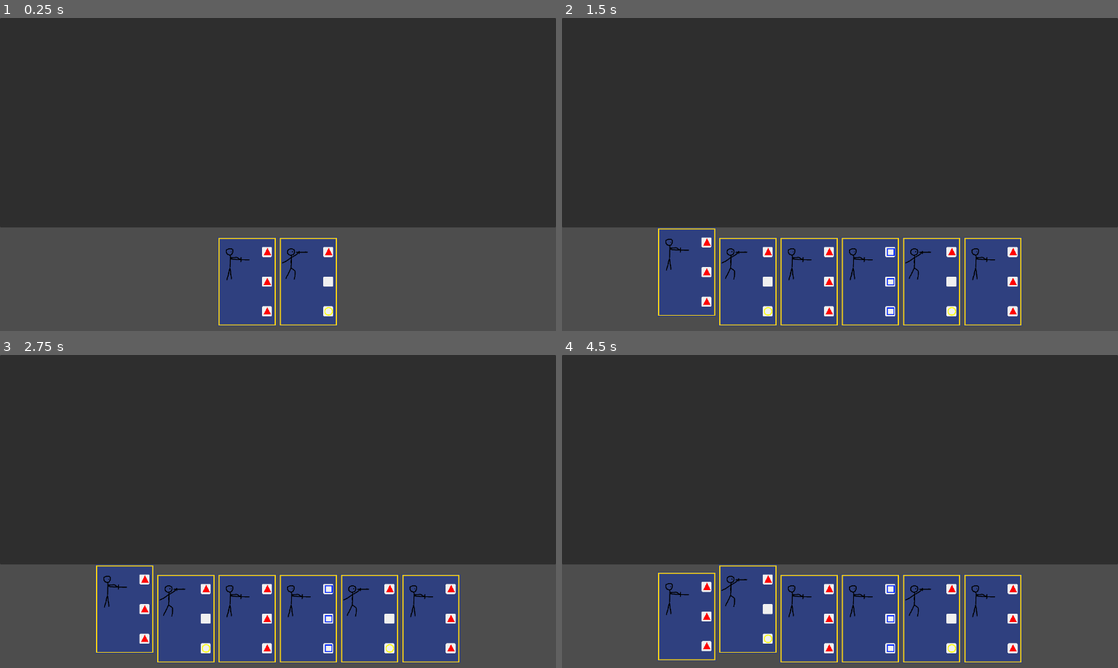
Above: before the commit, frames 1-4 (two rows, left to right).
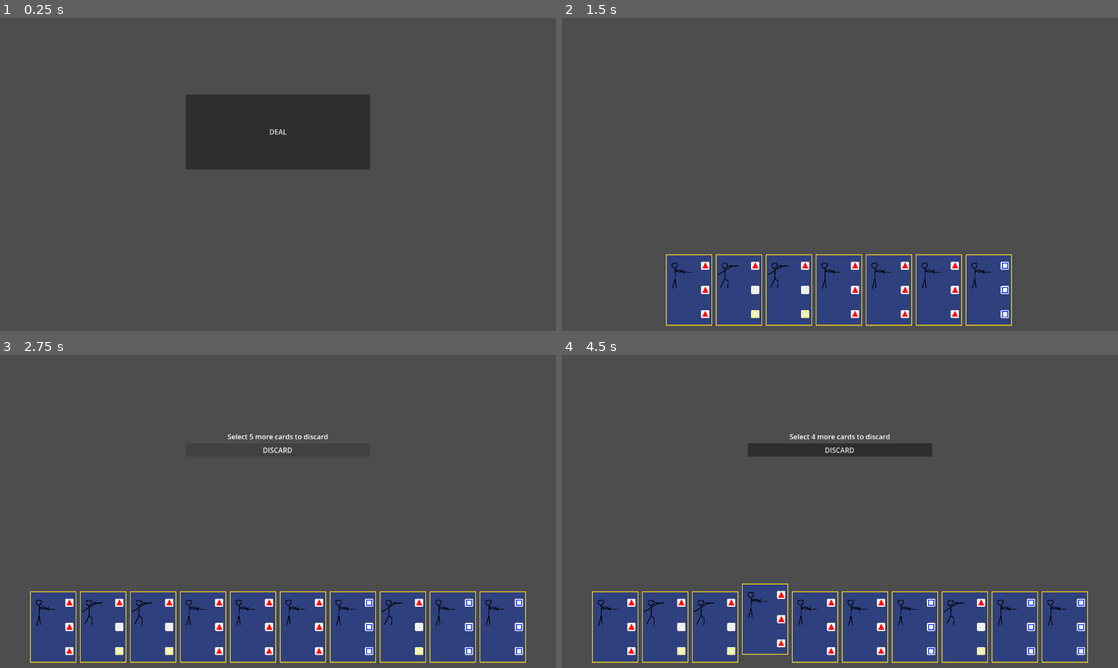
Above: after the commit, the same moments.

Repository: SlipperyScope/en-carde
Game: Godot game, scene res://Andrew/GoldMain.tscn
The game is run twice, just before and just after one commit, with the same random seed, the same clock (stepped at 60 frames per second) and the same inputs.
Inputs (mouse positions are in pixels of both pictures, inside the frame that each line leads up to):
- Up to frame 1 (0.25 s): no input
- Up to frame 2 (1.5 s): click (840, 130) at 0.5 s, where only the run after the commit has a clickable "DEAL"; move the mouse to (684, 277) at 1.27 s; click (684, 277) at 1.42 s
- Up to frame 3 (2.75 s): click (278, 448) at 2 s, where only the run after the commit has a clickable "DISCARD"
- Up to frame 4 (4.5 s): click (840, 448) at 2.75 s, where only the run after the commit has a clickable "DISCARD"; click (840, 448) at 3.5 s, where only the run after the commit has a clickable "DISCARD"; tap Enter at 4.25 s; move the mouse to (745, 614) at 4.27 s; click (745, 614) at 4.42 s

The runs differ from the first frame. In frame 1, 65% of the frame differs, in the area x 0-100%, y 0-99%; in frame 2, 76%; in frame 3, 79%; in frame 4, 79%.

Commit message:
Some game state stuff

Diff:
--- a/Andrew/GoldMain.gd
+++ b/Andrew/GoldMain.gd
@@ -1,30 +1,70 @@
 extends Node2D
 
+const DISCARD_TEXT = "Select % more cards to discard"
+
+enum ClientState {
+	Init,
+	Deal,
+	Discard,
+	Play,
+	Wait,
+	Score
+}
+
+var _CurrentState: ClientState = ClientState.Init
+
 @export var DeckResource: GoldDeck
+@export var GameRule: GoldGameRule
 
 var _Deck: Array[GoldCardInst] = []
 var _DrawPile: Array[GoldCardInst] = []
-
+var _DiscardPile: Array[GoldCardInst] = []
 
 func _ready():
 	_Deck = DeckResource.PrintDeck()
-
 	for card in _Deck:
 		_DrawPile.append(card)
+	_StartDealPhase()
 
-	var hand: Array[GoldCardInst] = Draw(8)
+func _StartDealPhase():
+	print("Starting deal phase...")
+	_CurrentState = ClientState.Deal
+	%GoldUI.EnableDealButton()
+	%GoldUI.DealButtonPressed.connect(_on_deal_button_pressed)
 
+func _on_deal_button_pressed() -> void:
+	%GoldUI.DealButtonPressed.disconnect(_on_deal_button_pressed)
+	%GoldUI.DisableDealButton()
+	var hand: Array[GoldCardInst] = Draw(GameRule.Draw)
+	%GoldUI.DealFinished.connect(_StartDiscardPhase)
 	%GoldUI.Deal(hand)
 
+func _StartDiscardPhase() -> void:
+	print("Starting discard phase...")
+	%GoldUI.DealFinished.disconnect(_StartDiscardPhase)
+	%GoldUI.MaxSelectableCards = GameRule.Discard
+	%GoldUI.EnableDiscardButton()
+	_CurrentState = ClientState.Discard
+	%GoldUI.DiscardButtonPressed.connect(_on_discard_button_pressed)
+
+func _on_discard_button_pressed() -> void:
+	%GoldUI.DiscardButtonPressed.disconnect(_on_discard_button_pressed)
+	%GoldUI.DisableDiscardButton()
 	pass
 
 func Draw(count: int) -> Array[GoldCardInst]:
 	var hand: Array[GoldCardInst] = []
 
 	if (count > _DrawPile.size()):
+		push_warning("Tried to draw %s cards but the deck only had %s" % [count, _DrawPile.size()])
 		count = _DrawPile.size()
 
 	for i in range(count):
 		hand.append(_DrawPile.pop_back())
 
 	return hand
+
+func _on_discard_finished() -> void:
+	%GoldUI.DiscardFinished.disconnect(_on_discard_finished)
+	%Discard.visible = false
+	_CurrentState = ClientState.Play
--- a/Andrew/GoldMain.tscn
+++ b/Andrew/GoldMain.tscn
@@ -3,10 +3,12 @@
 [ext_resource type="PackedScene" uid="uid://diurlcogt42j8" path="res://UI/BrainFog/GoldUI.tscn" id="1_l4lns"]
 [ext_resource type="Script" uid="uid://bx4yympnpmtj8" path="res://Andrew/GoldMain.gd" id="1_q1axp"]
 [ext_resource type="Resource" uid="uid://cyk3hsb3tuxbf" path="res://Resources/GoldDecks/Standard_GoldDeck.tres" id="2_g62f0"]
+[ext_resource type="Resource" uid="uid://by5ier7es1c5e" path="res://Resources/GoldGameRules/Default_GoldGameRules.tres" id="3_lv7qv"]
 
 [node name="GoldMain" type="Node2D" unique_id=1784204069]
 script = ExtResource("1_q1axp")
 DeckResource = ExtResource("2_g62f0")
+GameRule = ExtResource("3_lv7qv")
 
 [node name="CanvasLayer" type="CanvasLayer" parent="." unique_id=830886825]
 
--- a/Resources/GoldDecks/Standard_GoldDeck.tres
+++ b/Resources/GoldDecks/Standard_GoldDeck.tres
@@ -16,13 +16,13 @@
 [sub_resource type="Resource" id="Resource_3uir7"]
 script = ExtResource("1_eqdek")
 Card = ExtResource("4_c4i1k")
-Count = 3
+Count = 4
 metadata/_custom_type_script = "uid://cny5smebgmlck"
 
 [sub_resource type="Resource" id="Resource_my58o"]
 script = ExtResource("1_eqdek")
 Card = ExtResource("5_roh0l")
-Count = 2
+Count = 4
 metadata/_custom_type_script = "uid://cny5smebgmlck"
 
 [sub_resource type="Resource" id="Resource_bivq0"]
@@ -40,7 +40,7 @@
 [sub_resource type="Resource" id="Resource_vhjxs"]
 script = ExtResource("1_eqdek")
 Card = SubResource("Resource_bivq0")
-Count = 1
+Count = 3
 metadata/_custom_type_script = "uid://cny5smebgmlck"
 
 [resource]
--- /dev/null
+++ b/Resources/GoldGameRules/Default_GoldGameRules.tres
@@ -0,0 +1,9 @@
+[gd_resource type="Resource" script_class="GoldGameRule" format=3 uid="uid://by5ier7es1c5e"]
+
+[ext_resource type="Script" uid="uid://b6f7hmknrk64j" path="res://Resources/GoldGameRules/GoldGameRule.gd" id="1_onswb"]
+
+[resource]
+script = ExtResource("1_onswb")
+Draw = 10
+Discard = 5
+metadata/_custom_type_script = "uid://b6f7hmknrk64j"
--- /dev/null
+++ b/Resources/GoldGameRules/GoldGameRule.gd
@@ -0,0 +1,7 @@
+extends Resource
+## Defines game rules
+class_name GoldGameRule
+
+@export_category("Hand Setup")
+@export var Draw: int = 0 ## Number of cards to draw
+@export var Discard: int = 0 ## Number of cards to discard after draw
--- a/UI/BrainFog/GoldBench.gd
+++ b/UI/BrainFog/GoldBench.gd
@@ -2,11 +2,24 @@
 
 var CardSlotScene: PackedScene = preload("res://UI/BrainFog/GoldHandSlot.tscn")
 
+signal SelectedCardsChanged(count: int) ## Number of selected cards has changed[br]count: current number selected
 signal PlayCard(id: String) ## Card selected for play
 signal DealFinished() ## Cards have been dealt
 
 ## Params to use for adding new cards
 @export var CardSlotParams: GoldHandSlotParams
+
+## Maximum number of cards that can be selected at once
+var MaxSelectableCards: int:
+	get: return MaxSelectableCards
+	set(value): MaxSelectableCards = value
+
+## Current number of selected cards
+var SelectedCards: int = 0:
+	get: return SelectedCards
+	set(value):
+		SelectedCards = value
+		SelectedCardsChanged.emit(value)
 
 var _DealtCards: Array[GoldHandSlot] = []
 var _DealQueue: Array[GoldHandSlot] = []
@@ -63,7 +76,9 @@
 
 func _on_select_card(card: GoldHandSlot) -> void:
 	if AllowMultiSelect == true:
-		card.Select()
+		if SelectedCards < MaxSelectableCards:
+			SelectedCards += 1
+			card.Select()
 		return
 
 	for slot in _DealtCards:
@@ -75,6 +90,7 @@
 
 func _on_play_card(card: GoldHandSlot) -> void:
 	if AllowMultiSelect == true:
+		SelectedCards -= 1
 		card.Deselect()
 	else:
 		print("Played card")
--- a/UI/BrainFog/GoldUI.gd
+++ b/UI/BrainFog/GoldUI.gd
@@ -1,9 +1,68 @@
 extends MarginContainer
+
+signal DealFinished() ## Card deal has finished
+signal DiscardFinished() ## Cards finished discarding
+
+var MaxSelectableCards: int:
+	get: return %GoldBench.MaxSelectableCards
+	set(value): %GoldBench.MaxSelectableCards = value
 
 func _ready():
 	pass
 
+func Deal(hand: Array[GoldCardInst]) -> void:
+	%GoldBench.AllowMultiSelect = true
+	%GoldBench.QueueCards(hand)
+	%GoldBench.DealFinished.connect(func(): DealFinished.emit())
+	%GoldBench.StartDeal()
 
-func Deal(hand: Array[GoldCardInst]) -> void:
-	%GoldBench.QueueCards(hand)
-	%GoldBench.StartDeal()
+func StartPlay() -> void:
+	%GoldBench.AllowMultiSelect = false
+
+func StartDiscard() -> void:
+	print("discarding selected cards...")
+	pass
+
+# DEAL BUTTON
+
+signal DealButtonPressed() ## Deal button has been pressed
+
+## Enables the deal button
+func EnableDealButton() -> void:
+	%DealButton.visible = true
+	%DealButton.pressed.connect(_on_deal_button_pressed)
+
+## Disables the deal button
+func DisableDealButton() -> void:
+	%DealButton.visible = false
+	%DealButton.pressed.disconnect(_on_deal_button_pressed)
+
+func _on_deal_button_pressed() -> void:
+	DealButtonPressed.emit()
+
+# DISCARD BUTTON
+
+signal DiscardButtonPressed() ## Discard button has been pressed
+const DISCARD_TEXT = "Select %s more cards to discard"
+
+## Enables the discard button
+func EnableDiscardButton() -> void:
+	%Discard.visible = true
+	_UpdateDiscardButtonHintText(0)
+	%DiscardButton.pressed.connect(_on_discard_button_pressed)
+	%GoldBench.SelectedCardsChanged.connect(_UpdateDiscardButtonHintText)
+
+## Disables the discard button
+func DisableDiscardButton() -> void:
+	%Discard.visible = false
+	%DiscardButton.pressed.disconnect(_on_discard_button_pressed)
+	%GoldBench.SelectedCardsChanged.disconnect(_UpdateDiscardButtonHintText)
+
+## Updates the discard button hint text with remaining selection count
+func _UpdateDiscardButtonHintText(selected: int) -> void:
+	var remaining = MaxSelectableCards - selected
+	%DiscardHint.text = DISCARD_TEXT % remaining
+
+func _on_discard_button_pressed() -> void:
+	if %GoldBench.SelectedCards == MaxSelectableCards:
+		DiscardButtonPressed.emit()
--- a/UI/BrainFog/GoldUI.tscn
+++ b/UI/BrainFog/GoldUI.tscn
@@ -2,6 +2,8 @@
 
 [ext_resource type="Script" uid="uid://b0dhm8dkgvxih" path="res://UI/BrainFog/GoldUI.gd" id="1_73g2c"]
 [ext_resource type="PackedScene" uid="uid://bdgo1ydfwceow" path="res://UI/BrainFog/GoldBench.tscn" id="1_as7je"]
+
+[sub_resource type="StyleBoxEmpty" id="StyleBoxEmpty_73g2c"]
 
 [node name="GoldUi" type="MarginContainer" unique_id=1331284108]
 custom_minimum_size = Vector2(1280, 720)
@@ -20,11 +22,84 @@
 layout_mode = 2
 size_flags_vertical = 3
 size_flags_stretch_ratio = 3.0
+theme_override_styles/panel = SubResource("StyleBoxEmpty_73g2c")
+
+[node name="GridContainer" type="GridContainer" parent="VBoxContainer/PanelContainer" unique_id=265249986]
+layout_mode = 2
+columns = 3
+
+[node name="MarginContainer" type="MarginContainer" parent="VBoxContainer/PanelContainer/GridContainer" unique_id=176735369]
+layout_mode = 2
+size_flags_horizontal = 3
+size_flags_vertical = 3
+
+[node name="MarginContainer2" type="MarginContainer" parent="VBoxContainer/PanelContainer/GridContainer" unique_id=316946863]
+layout_mode = 2
+size_flags_horizontal = 3
+size_flags_vertical = 3
+
+[node name="MarginContainer3" type="MarginContainer" parent="VBoxContainer/PanelContainer/GridContainer" unique_id=868330152]
+layout_mode = 2
+size_flags_horizontal = 3
+size_flags_vertical = 3
+
+[node name="MarginContainer4" type="MarginContainer" parent="VBoxContainer/PanelContainer/GridContainer" unique_id=308058366]
+layout_mode = 2
+size_flags_horizontal = 3
+size_flags_vertical = 3
+
+[node name="MarginContainer5" type="MarginContainer" parent="VBoxContainer/PanelContainer/GridContainer" unique_id=1921681805]
+layout_mode = 2
+size_flags_horizontal = 3
+size_flags_vertical = 3
+
+[node name="DealButton" type="Button" parent="VBoxContainer/PanelContainer/GridContainer/MarginContainer5" unique_id=965008442]
+unique_name_in_owner = true
+visible = false
+layout_mode = 2
+text = "DEAL"
+
+[node name="Discard" type="VBoxContainer" parent="VBoxContainer/PanelContainer/GridContainer/MarginContainer5" unique_id=710236346]
+unique_name_in_owner = true
+visible = false
+layout_mode = 2
+
+[node name="DiscardHint" type="Label" parent="VBoxContainer/PanelContainer/GridContainer/MarginContainer5/Discard" unique_id=1639944815]
+unique_name_in_owner = true
+layout_mode = 2
+text = "Select 0 more cards to discard"
+horizontal_alignment = 1
+vertical_alignment = 1
+
+[node name="DiscardButton" type="Button" parent="VBoxContainer/PanelContainer/GridContainer/MarginContainer5/Discard" unique_id=1594444985]
+unique_name_in_owner = true
+layout_mode = 2
+text = "DISCARD"
+
+[node name="MarginContainer6" type="MarginContainer" parent="VBoxContainer/PanelContainer/GridContainer" unique_id=733468600]
+layout_mode = 2
+size_flags_horizontal = 3
+size_flags_vertical = 3
+
+[node name="MarginContainer7" type="MarginContainer" parent="VBoxContainer/PanelContainer/GridContainer" unique_id=883448166]
+layout_mode = 2
+size_flags_horizontal = 3
+size_flags_vertical = 3
+
+[node name="MarginContainer8" type="MarginContainer" parent="VBoxContainer/PanelContainer/GridContainer" unique_id=343072684]
+layout_mode = 2
+size_flags_horizontal = 3
+size_flags_vertical = 3
+
+[node name="MarginContainer9" type="MarginContainer" parent="VBoxContainer/PanelContainer/GridContainer" unique_id=422496335]
+layout_mode = 2
+size_flags_horizontal = 3
+size_flags_vertical = 3
 
 [node name="MarginContainer" type="MarginContainer" parent="VBoxContainer" unique_id=161095795]
 layout_mode = 2
 size_flags_vertical = 3
-size_flags_stretch_ratio = 1.48
+size_flags_stretch_ratio = 1.12
 theme_override_constants/margin_left = 20
 theme_override_constants/margin_right = 20
 theme_override_constants/margin_bottom = 10
Not shown, added: Resources/GoldGameRules/GoldGameRule.gd.uid
